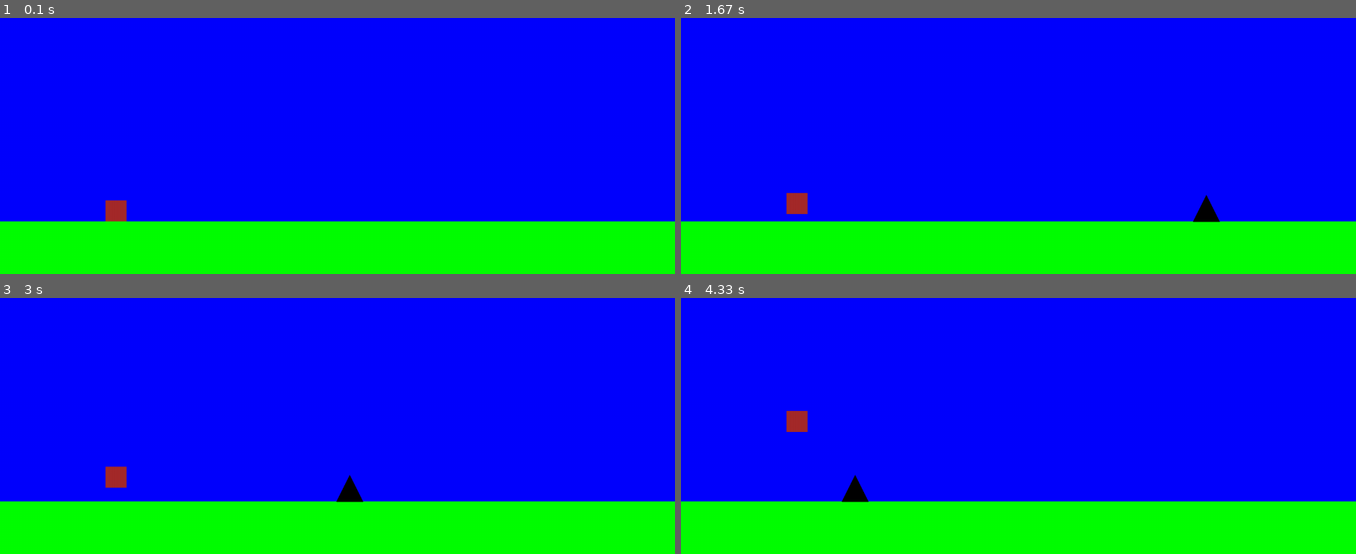
Above: before the commit, frames 1-4 (two rows, left to right).
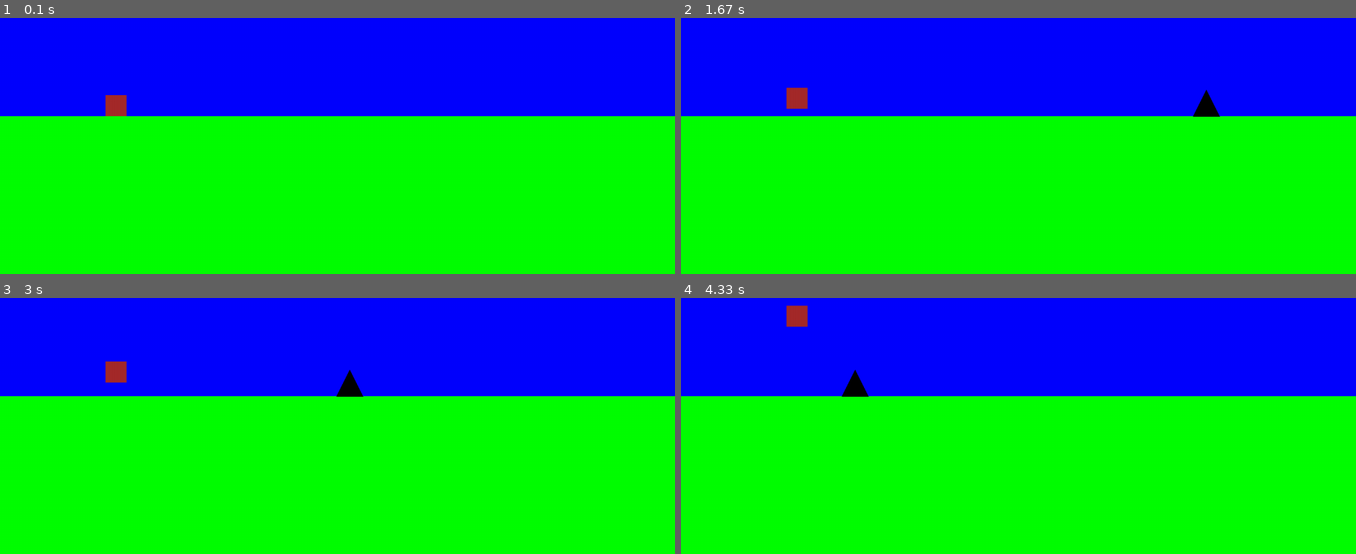
Above: after the commit, the same moments.

Repository: rmedcraft/pygame-test
Game: pygame game, started from runner.py
Two runs of this game, one before a commit and one after it. Both use one fixed random seed, a clock stepped at 60 frames per second and the inputs below.
Inputs:
- Up to frame 1 (0.1 s): no input
- Up to frame 2 (1.67 s): hold Up 0.33-0.8 s; hold Up from 1.57 s (still down)
- Up to frame 3 (3 s): release Up at 1.93 s
- Up to frame 4 (4.33 s): hold Up 3.77-4.13 s

The runs differ from the first frame. In frame 1, 41% of the frame differs, in the area x 0-100%, y 30-80%; in frame 2, 42%; in frame 3, 42%; in frame 4, 42%, in the area x 0-100%, y 2-80%.

Commit message:
collision

Diff:
--- a/runner.py
+++ b/runner.py
@@ -3,8 +3,7 @@
 SCREEN_WIDTH = 1280
 SCREEN_HEIGHT = 720
 PLAYER_SIZE = 40
-GROUND_HEIGHT = 100
-PLAYER_STARTYPOS = SCREEN_HEIGHT - GROUND_HEIGHT - PLAYER_SIZE
+GROUND_HEIGHT = 300
 JUMP_POWER = 400
 MOVE_SPEED = 250
 OBSTACLE_START = SCREEN_WIDTH + 100 # leftmost position of the obstacle when it starts
@@ -15,10 +14,11 @@
     clock = pygame.time.Clock()
     running = True
     dt = 0
+
     jumpVelocity = 0
     jumping = False
 
-    playerY = PLAYER_STARTYPOS
+    playerY = SCREEN_HEIGHT - GROUND_HEIGHT - PLAYER_SIZE
 
     obstacleLeft = OBSTACLE_START
     obstacleRight = OBSTACLE_START + 50
@@ -61,6 +61,10 @@
         if(obstacleRight < 0):
             obstacleLeft = OBSTACLE_START
             obstacleRight = obstacleLeft + 50
+
+        # checks if the player hits the obstacle
+        if(obstacle.collideobjects([player])):
+            running = False
         # GAME STOPS HERE
 
         # flip() the display to put your work on screen
@@ -72,8 +76,5 @@
 
     pygame.quit()
 
-
-
-
 if(__name__ == "__main__"):
     main()
